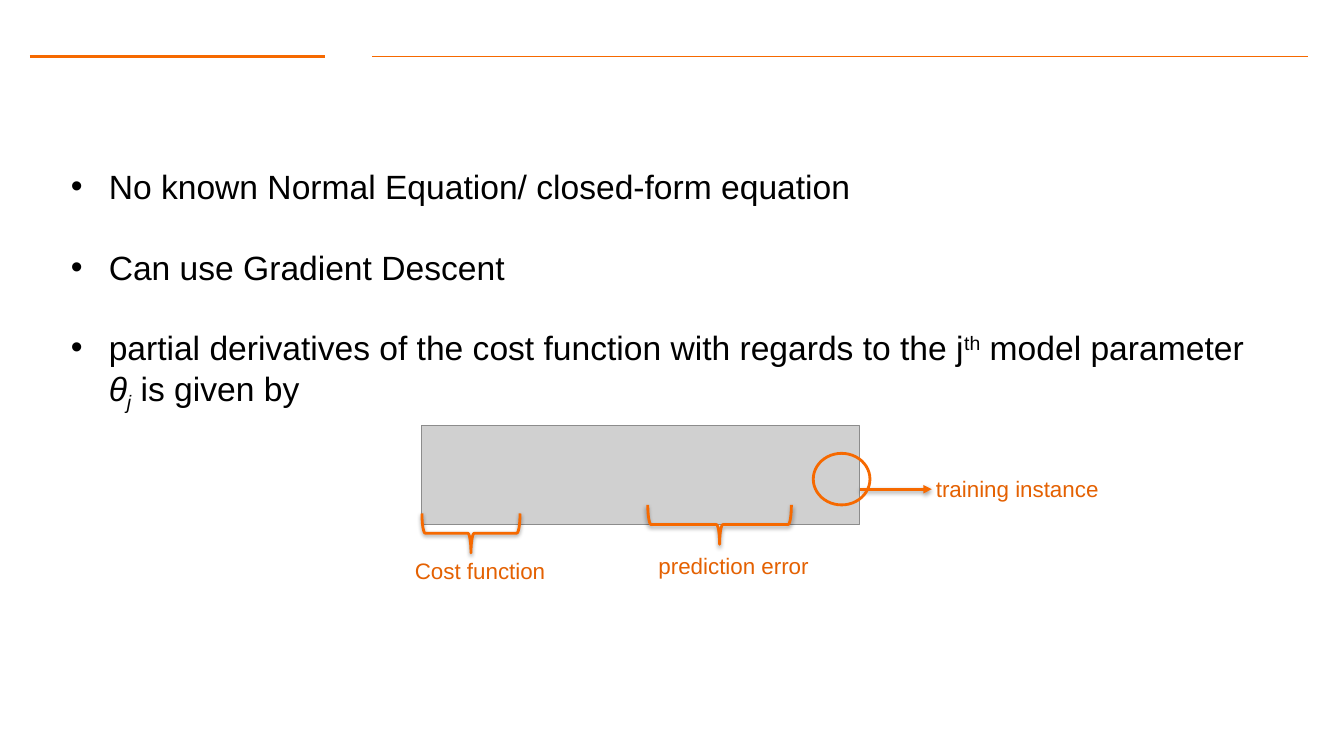
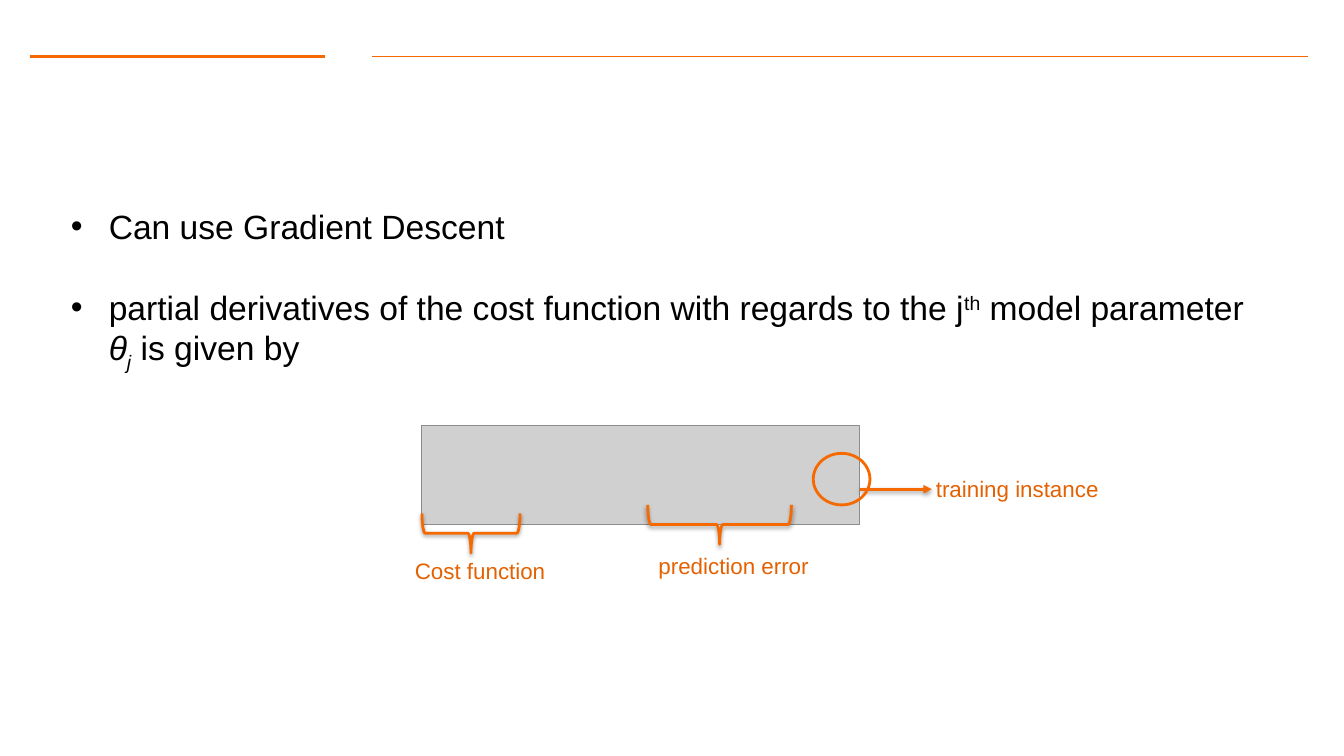
Before and after one commit to aiforsec/RIT-DSCI-633-FDS, a slide deck: slide 22 of Syllabus/Lecture05/Lec05.pptx. Drawn at 1344x756 pixels with LibreOffice and Linux fonts; fonts in the diff are those of the drawing; grey boxes stand for pictures; background and template pictures are left out. Boxes give left, top, right and bottom in pixels: in the first picture for what was removed or moved away, otherwise in the second. Text is boxed around its words. In the diff, an @@ line names an element or a change of style, - is before the commit and + after.

```diff
--- a/Syllabus/Lecture05/Lec05.pptx
+++ b/Syllabus/Lecture05/Lec05.pptx
@@ text at (109, 174, 850, 206): paragraph removed @@
-• No known Normal Equation/ closed-form equation
```
Also in this commit, not shown: 2 other slides changed, 4 slides added.
